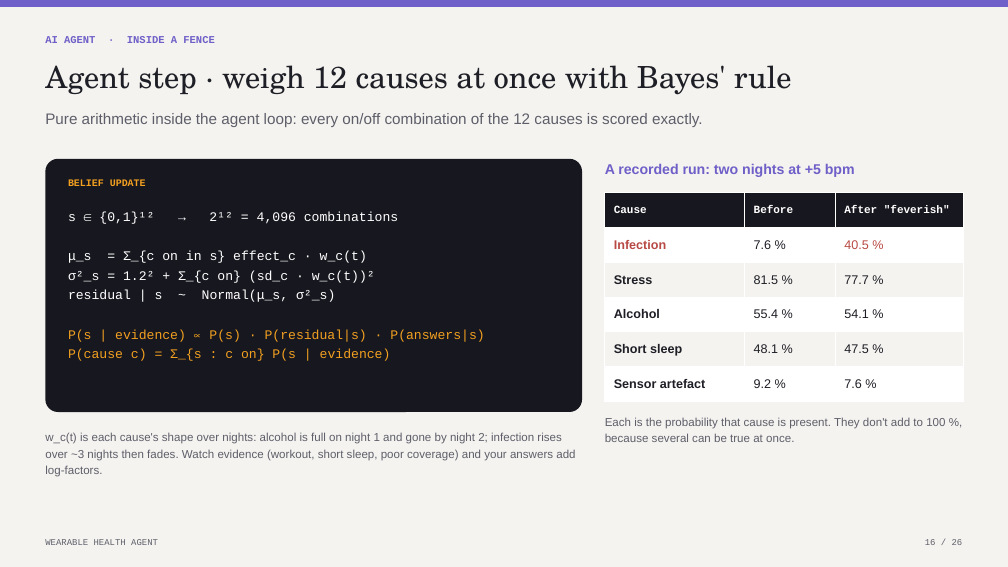
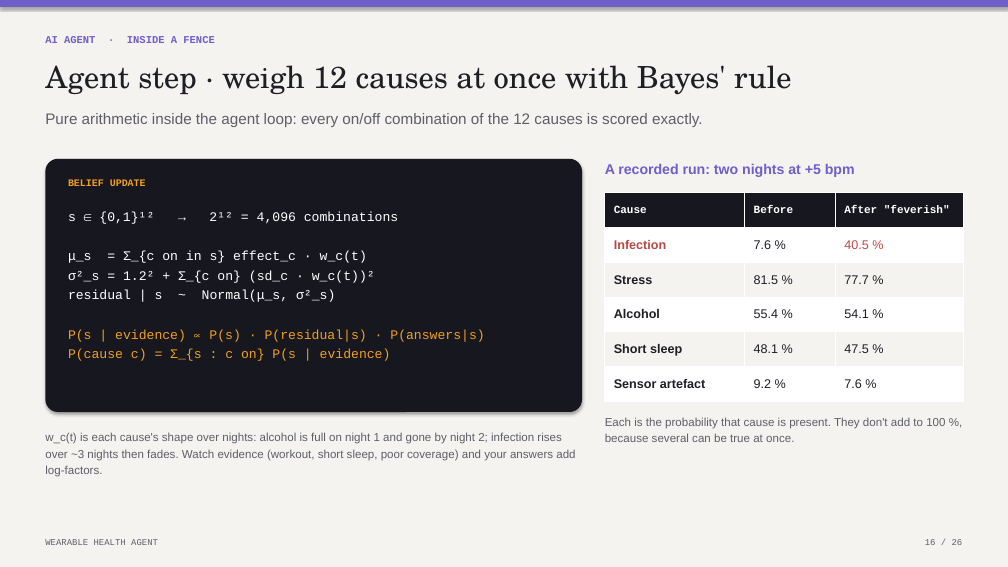
Before and after one commit to NatBrian/wearable-health-agent, a slide deck: slide 16 of docs/presentations/Presentation.pptx. Drawn at 1008x567 pixels with LibreOffice and Linux fonts; fonts in the diff are those of the drawing. Boxes give left, top, right and bottom in pixels: in the first picture for what was removed or moved away, otherwise in the second. Text is boxed around its words. In the diff, an @@ line names an element or a change of style, - is before the commit and + after.

```diff
--- a/docs/presentations/Presentation.pptx
+++ b/docs/presentations/Presentation.pptx
@@ rectangle at [0, 0, 1008, 7]: shadow on @@
@@ rounded rectangle at [45, 159, 582, 412]: shadow on @@
```
Also in this commit, not shown: 25 other slides changed, 3 other files.
